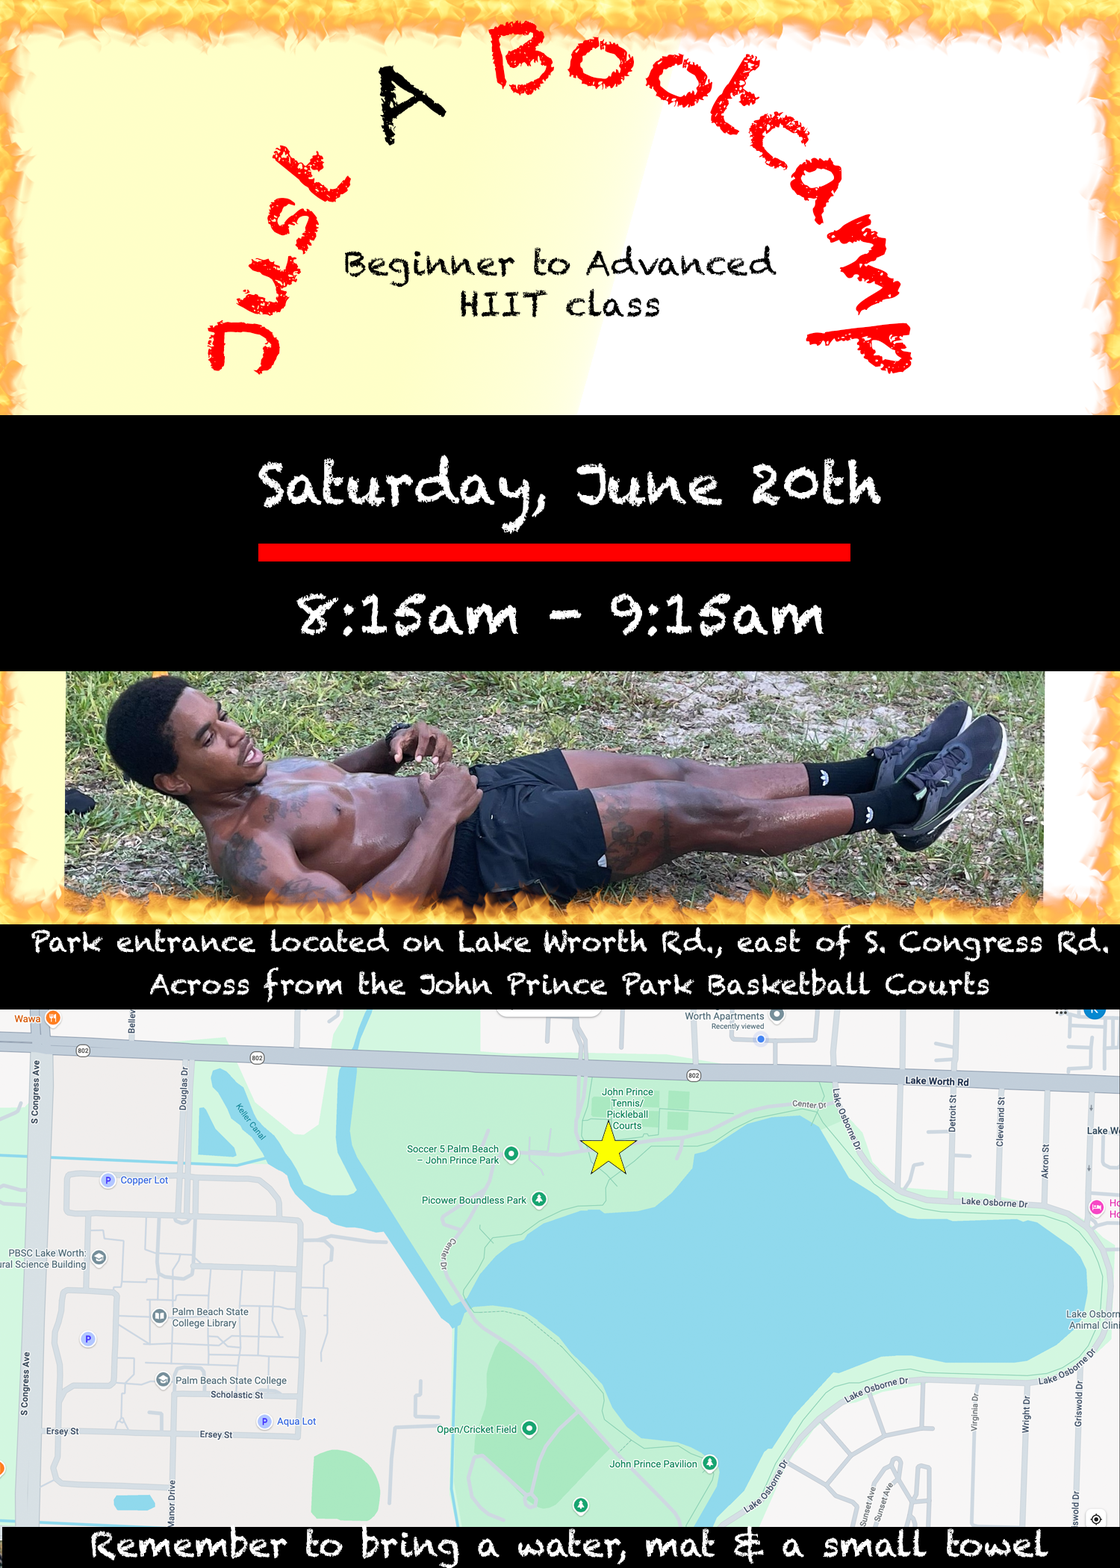
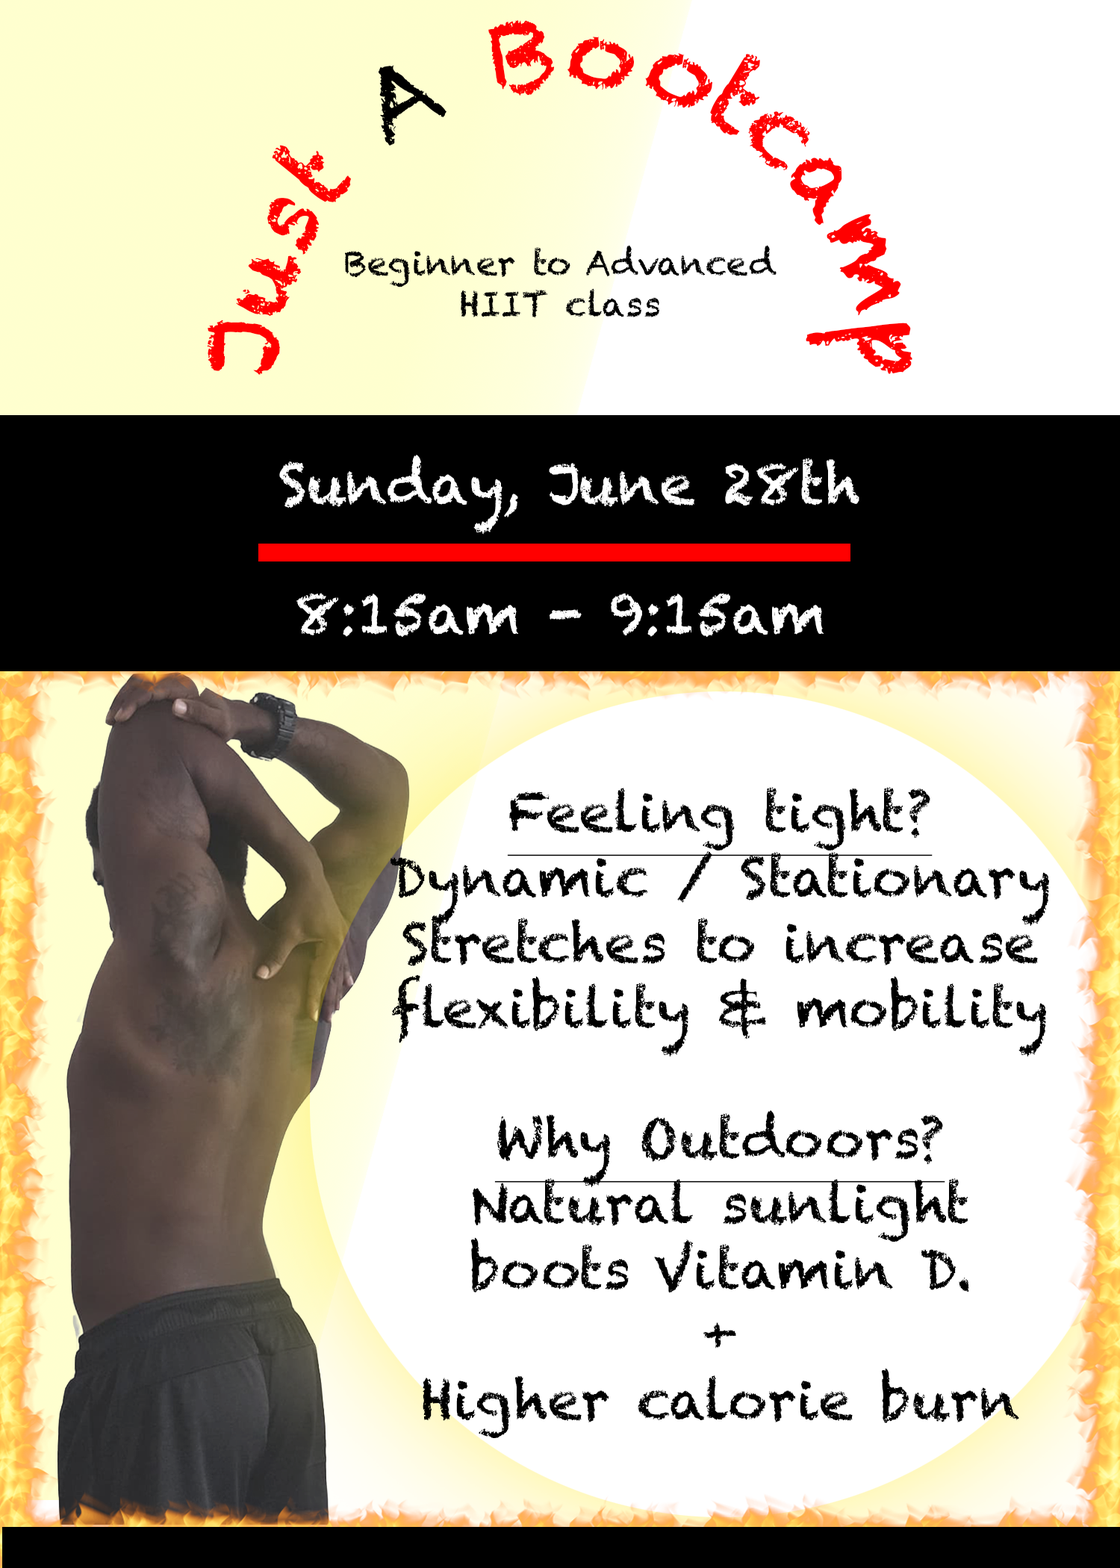
Layer changes from the first 1120x1568 image to the second:
removed layer "Remember to bring water, a matt & small towel" over (91, 1524, 1049, 1568)
removed layer "Across from the John Prince Park Basketball Courts" over (150, 966, 990, 1003)
removed layer "Star 1" over (0, 965, 1120, 1175)
painted on "date" over (258, 454, 882, 535)
removed layer "map" over (0, 999, 1120, 1568)
painted on "fire border" over (0, 0, 1120, 1568)
removed layer "kyle abs" over (63, 671, 1046, 970)
renamed "Park entrance located on Lake Wrorth Rd., east of S. Congress R" to "Feeling tight? Dynamic / Stationary Stretches to increase flex", moved it above "features", painted on it over (31, 786, 1109, 1439)
removed layer "bottom strip" (1st of 2) over (0, 924, 1120, 966)
added layer "features" above "Hue/Saturation 1" over (95, 472, 1120, 1568)
added layer "Layer 2" above "background top" over (56, 671, 410, 1525)